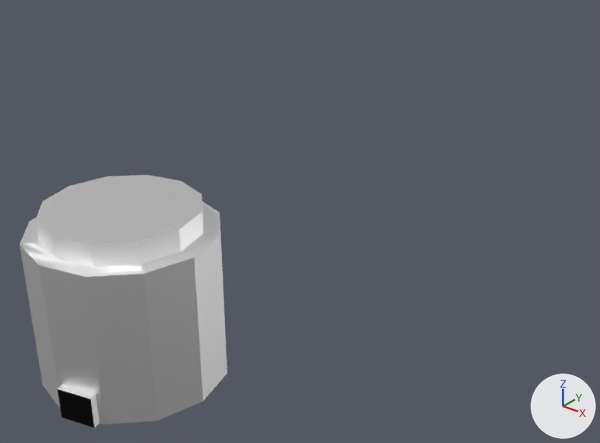
What one commit did to the FBX model Assets/Resources/Meshes/ContainerPart.fbx.
Before and after are seen from a camera (50 mm lens) standing at (8.26, -8.36, 1.61) and looking at (6.29, -5.9, 0.08). The axes (+X, +Y, +Z) are drawn at lower right. The lights are the same throughout. Where no turn or scale is listed for an object, it has been applied to the vertices. Vertices at the same position are counted once.

The first picture shows 'ContainerPart'.
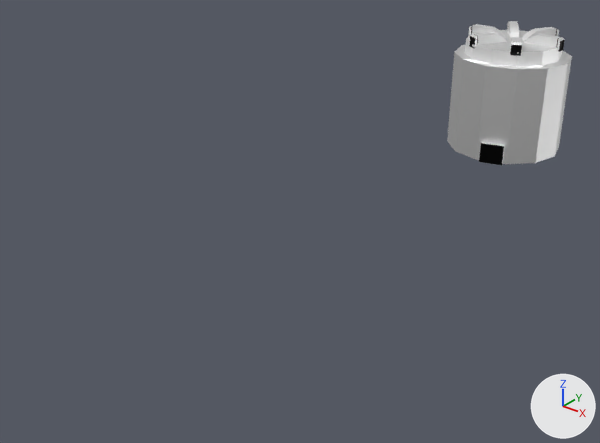
Changed parts and their boxes [x1, y1, x2, y2] in the pictures (600 x 443 px):
'ContainerPart', reshaped, moved (39% narrower, 43% shorter)
    before: [20, 175, 227, 428]
    after: [447, 21, 572, 165]
part 1 of me_cylinder_018, added
    after: [524, 34, 565, 52]
part 2 of me_cylinder_018, added
    after: [468, 24, 506, 38]
part 3 of me_cylinder_018, added
    after: [507, 21, 519, 38]
part 4 of me_cylinder_018, added
    after: [469, 32, 507, 49]
part 5 of me_cylinder_018, added
    after: [510, 37, 522, 56]
part 6 of me_cylinder_018, added
    after: [522, 27, 559, 40]

Edits to the bpy script that builds the scene:
```text
Change me_cylinder_018:
    used by ob_containerpart; location = (6.443, -6.94, 0.0)
    remove me_cylinder_018.from_pydata(...)  # 56 vertices, 46 faces; spans x -0.3..0.3, y -0.319..0.3, z -0.001..0.571
    add me_cylinder_018.from_pydata(...)  # 248 vertices, 226 faces; spans x -0.3..0.3, y -0.319..0.3, z -0.001..0.619
    me_cylinder_018 part 1: a new loose piece of 32 vertices spanning x 0.06..0.255, y -0.022..0.033, z 0.556..0.619, in mat_unitframematerial
    me_cylinder_018 part 2: a new loose piece of 32 vertices spanning x -0.252..-0.058, y -0.026..0.025, z 0.556..0.619, in mat_unitframematerial
    me_cylinder_018 part 3: a new loose piece of 32 vertices spanning x -0.144..-0.005, y 0.043..0.234, z 0.556..0.619, in mat_unitframematerial
    me_cylinder_018 part 4: a new loose piece of 32 vertices spanning x -0.151..-0.011, y -0.226..-0.036, z 0.556..0.619, in mat_unitframematerial
    me_cylinder_018 part 5: a new loose piece of 32 vertices spanning x 0.01..0.138, y -0.236..-0.042, z 0.556..0.619, in mat_unitframematerial
    me_cylinder_018 part 6: a new loose piece of 32 vertices spanning x 0.013..0.153, y 0.037..0.227, z 0.556..0.619, in mat_unitframematerial
Change ob_containerpart:
    ob_containerpart.location: (6.443, -6.94, 0.0) -> (6.443, -4.311, 0.0)
```
